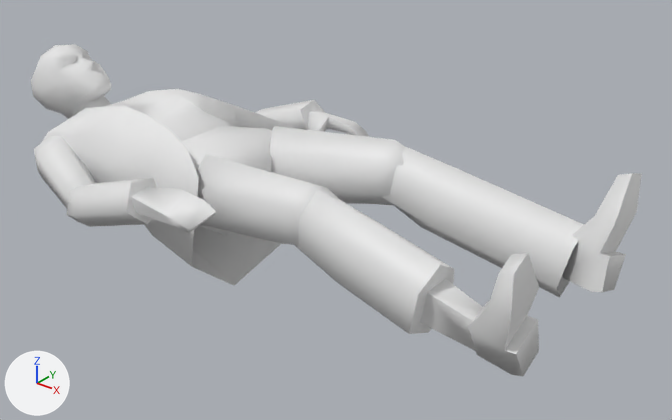
One commit to the OBJ model app/src/main/assets/models/zombie_re1.obj: the scene before it, then after it.
Rendered twice from a 50 mm lens placed at (5.61, -5.9, 4.59), pointed at (0.6, 0.36, 0.71). The lights are fixed; the arrows at lower left show +X, +Y and +Z. The first picture is the older version. Where no turn or scale is listed for an object, it has been applied to the vertices. Vertices at exactly the same position are counted once.

Objects in the first picture: 'body'.
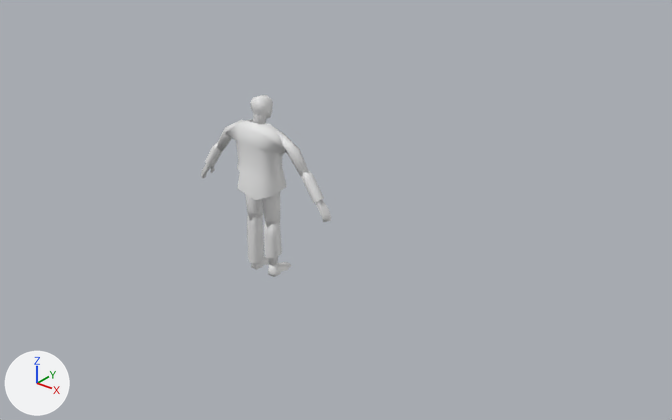
Diff of the bpy script that builds the scene:
```diff
--- a/app/src/main/assets/models/zombie_re1.obj.py
+++ b/app/src/main/assets/models/zombie_re1.obj.py
@@ me_body @@
-me_body.from_pydata(...)  # 415 vertices, 764 faces; spans x -3.23..3.23, y -1.4..1.4, z 0.0..1.82
+me_body.from_pydata(...)  # 415 vertices, 764 faces; spans x -0.81..0.82, y -0.22..0.22, z 0.0..1.82
+# me_body part 1: the loose piece of 20 vertices spanning x -0.89..-0.01, y -0.63..0.66, z 0.46..1.33 is multiplied about its middle by the matrix ((0.0, -0.274, 0.0), (-0.021, 0.0, 0.273), (-0.273, 0.0, -0.021)), then moved by (0.45, -0.02, 0.13)
+# me_body part 2: the loose piece of 20 vertices spanning x -0.52..1.37, y -0.8..-0.08, z 0.56..1.47 is multiplied about its middle by the matrix ((-0.027, -0.27, -0.036), (-0.045, -0.031, 0.268), (-0.269, 0.032, -0.041)), then moved by (-0.32, 0.43, -0.24)
+# me_body part 3: the loose piece of 28 vertices spanning x 0.91..2.95, y -0.92..-0.33, z 0.53..1.44 is multiplied about its middle by the matrix ((-0.027, -0.27, -0.035), (0.048, -0.04, 0.267), (-0.268, 0.02, 0.052)), then moved by (-1.82, 0.62, -0.63)
+# me_body part 4: the loose piece of 20 vertices spanning x -0.52..1.37, y 0.1..0.84, z 0.56..1.46 is multiplied about its middle by the matrix ((0.028, -0.269, 0.041), (-0.042, 0.036, 0.268), (-0.269, -0.034, -0.038)), then moved by (-0.52, -0.48, -0.23)
+# me_body part 5: the loose piece of 18 vertices spanning x 1.07..2.93, y 0.36..0.97, z 0.42..1.42 is multiplied about its middle by the matrix ((0.028, -0.27, 0.04), (0.046, 0.045, 0.266), (-0.269, -0.02, 0.05)), then moved by (-2.11, -0.68, -0.58)
+# me_body part 6: the loose piece of 80 vertices spanning x -3.23..-2.17, y -0.39..0.26, z 0.8..1.82 is multiplied about its middle by the matrix ((0.049, -0.27, 0.004), (0.139, 0.029, 0.234), (-0.231, -0.04, 0.142)), then moved by (2.7, 0.09, 0.36)
+# me_body part 7: the loose piece of 23 vertices spanning x -0.36..0.48, y -1.37..-0.9, z 1.03..1.28 is multiplied about its middle by the matrix ((0.129, -0.025, 0.24), (0.002, 0.273, 0.027), (-0.242, -0.011, 0.129)), then moved by (0.7, 1.14, -0.26)
+# me_body part 8: the loose piece of 23 vertices spanning x -0.38..0.44, y 0.8..1.3, z 1.08..1.33 is multiplied about its middle by the matrix ((-0.147, -0.029, -0.229), (-0.039, -0.265, 0.058), (-0.228, 0.064, 0.138)), then moved by (-0.78, -1.04, -0.31)
+# me_body part 9: the loose piece of 21 vertices spanning x 2.73..3.23, y -1.03..-0.51, z 0.58..1.63 is multiplied about its middle by the matrix ((0.013, -0.26, -0.086), (-0.004, -0.086, 0.26), (-0.274, -0.011, -0.008)), then moved by (-2.87, 0.86, -1.04)
+# me_body part 10: the loose piece of 21 vertices spanning x 2.73..3.23, y 0.55..1.09, z 0.57..1.62 is multiplied about its middle by the matrix ((-0.008, -0.258, 0.091), (-0.005, 0.091, 0.258), (-0.274, 0.006, -0.007)), then moved by (-3.09, -0.74, -1.03)
+# me_body part 11: the loose piece of 16 vertices spanning x -1.37..-0.23, y -1.4..-1.0, z 0.61..1.29 is multiplied about its middle by the matrix ((0.104, -0.194, 0.163), (-0.077, 0.144, 0.22), (-0.242, -0.129, 0.0)), then moved by (1.43, 1.19, 0.14)
+# me_body part 12: the loose piece of 16 vertices spanning x -1.38..-0.25, y 1.0..1.4, z 0.67..1.37 is multiplied about its middle by the matrix ((-0.101, -0.187, -0.173), (-0.082, -0.152, 0.213), (-0.241, 0.13, 0.0)), then moved by (0.19, -1.21, 0.08)
+# me_body part 13: 109 of 415 vertices moved; they spanned x -2.53..0.18, y -1.31..1.31, z 0.0..1.47 and now span x -0.58..0.58, y -0.22..0.15, z 0.86..1.59; mean shift (1.48, -0.02, 0.38); largest move (-2.1, -1.02, 0.77) -> (0.42, -0.07, 1.39)
```

Pixel boxes [x1, y1, x2, y2] of what changed, in the pictures (672 x 420 px; the box of a moved part takes in the faces that stretch with it):
'body', reshaped (79% narrower, 45% shorter)
    before: [31, 44, 642, 376]
    after: [201, 95, 331, 277]
part 1 of me_body, moved or reshaped (not visible afterwards)
    before: [181, 126, 272, 235]
part 2 of me_body, moved or reshaped
    before: [196, 154, 338, 245]
    after: [262, 192, 280, 227]
part 3 of me_body, moved or reshaped
    before: [295, 190, 482, 352]
    after: [264, 223, 282, 266]
part 4 of me_body, moved or reshaped
    before: [270, 126, 405, 205]
    after: [245, 194, 263, 220]
part 5 of me_body, moved or reshaped
    before: [381, 147, 584, 298]
    after: [247, 216, 264, 263]
part 6 of me_body, moved or reshaped
    before: [31, 44, 111, 119]
    after: [250, 95, 273, 125]
part 7 of me_body, moved or reshaped
    before: [131, 187, 216, 233]
    after: [315, 200, 331, 222]
part 8 of me_body, moved or reshaped
    before: [308, 111, 369, 137]
    after: [201, 164, 215, 178]
part 9 of me_body, moved or reshaped
    before: [469, 253, 539, 376]
    after: [268, 262, 291, 277]
part 10 of me_body, moved or reshaped
    before: [562, 173, 642, 292]
    after: [251, 256, 269, 270]
part 11 of me_body, moved or reshaped
    before: [66, 178, 157, 227]
    after: [301, 171, 324, 203]
part 12 of me_body, moved or reshaped
    before: [255, 100, 325, 130]
    after: [205, 143, 223, 167]
part 13 of me_body, moved or reshaped
    before: [34, 89, 298, 285]
    after: [216, 119, 309, 200]
